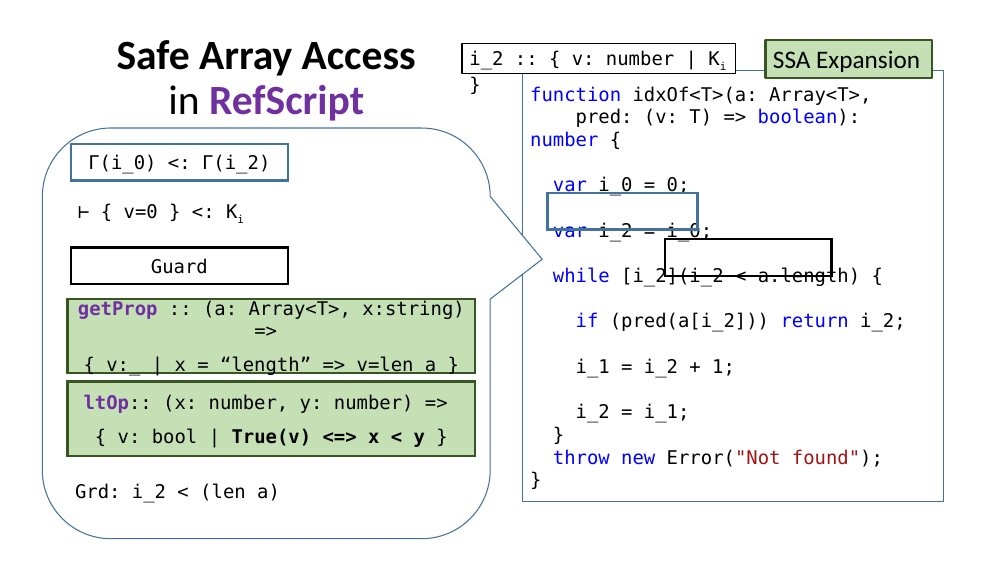
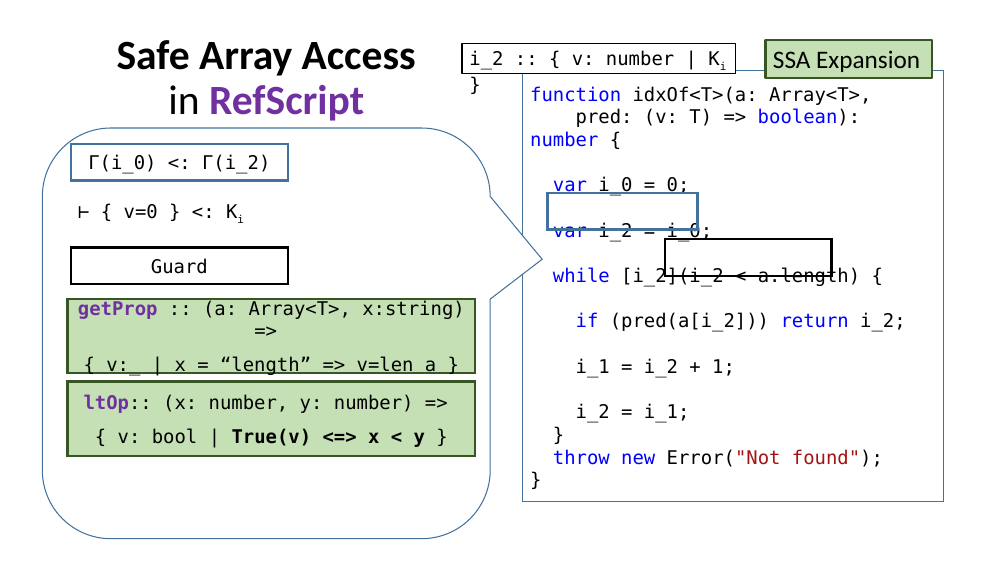
Before and after one commit to UCSD-PL/refscript, a slide deck: slide 23 of doc/talk/RefScript.pptx (slide 28 before the commit). Drawn at 1008x567 pixels with LibreOffice and Linux fonts; fonts in the diff are those of the drawing. Boxes give left, top, right and bottom in pixels: in the first picture for what was removed or moved away, otherwise in the second. Text is boxed around its words. In the diff, an @@ line names an element or a change of style, - is before the commit and + after.

```diff
--- a/doc/talk/RefScript.pptx
+++ b/doc/talk/RefScript.pptx
@@ text removed at [75,483,280,503] @@
-Grd: i_2 < (len a)
```
Also in this commit, not shown: 22 other slides changed, 5 slides added.
